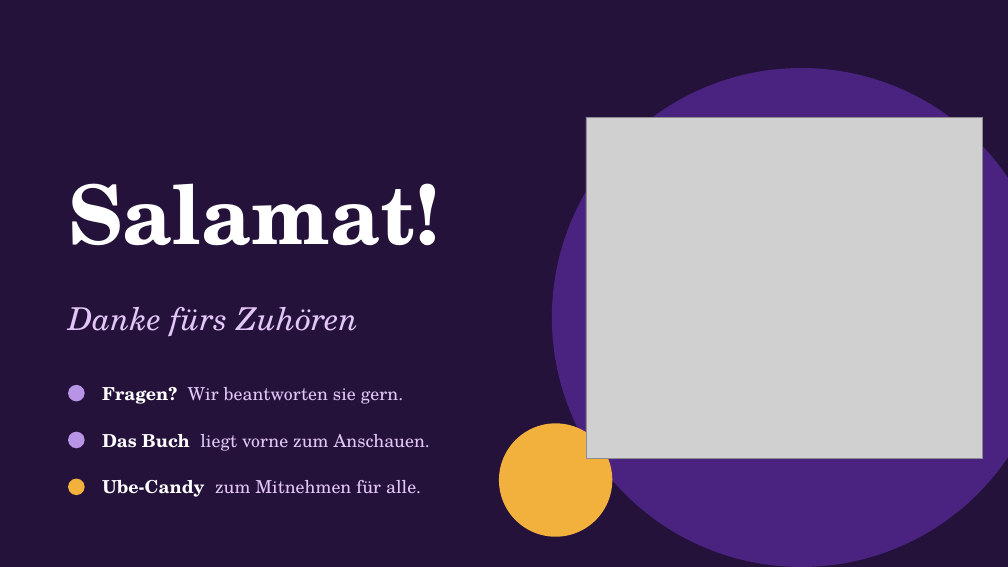
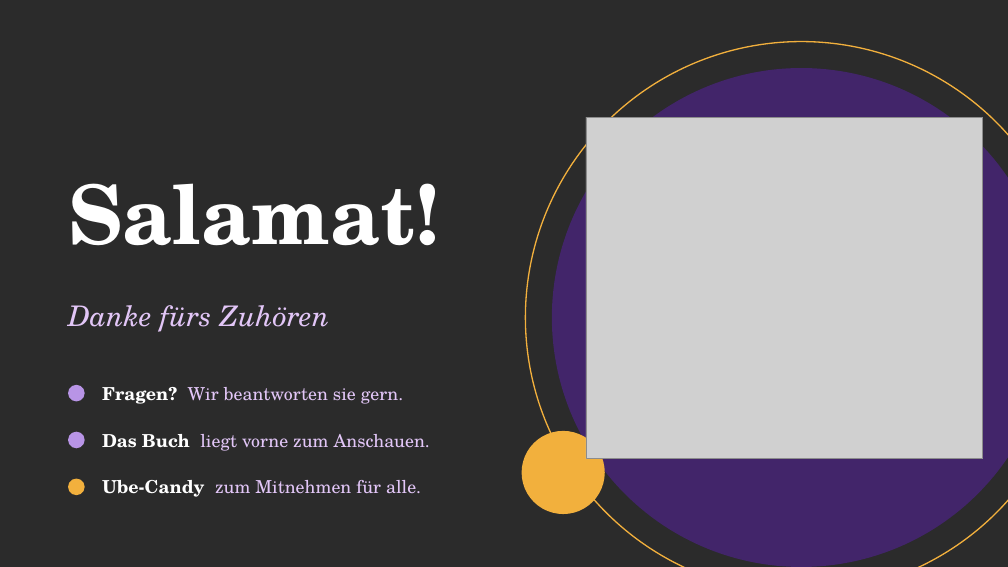
Before and after one commit to aezripeglow-collab/Ube-Sachbuch-Maturaarbeit, a slide deck: slide 25 of Ube Sachbuch Maturaarbeit/08 Präsentation/Ube_Maturapraesentation.pptx (slide 19 before the commit). Drawn at 1008x567 pixels with LibreOffice and Linux fonts; fonts in the diff are those of the drawing; grey boxes stand for pictures; background and template pictures are left out; a plain dark background stands for a picture behind light text. Boxes give left, top, right and bottom in pixels: in the first picture for what was removed or moved away, otherwise in the second. Text is boxed around its words. In the diff, an @@ line names an element or a change of style, - is before the commit and + after.

```diff
--- a/Ube Sachbuch Maturaarbeit/08 Präsentation/Ube_Maturapraesentation.pptx
+++ b/Ube Sachbuch Maturaarbeit/08 Präsentation/Ube_Maturapraesentation.pptx
@@ background #24123A to picture (left out) @@
@@ ellipse added at [526,42,1008,567], outline #F2B03D 1.25 pt @@
@@ ellipse at [552,68,1008,567]: fill #4A2380 to #4A2380 at 75% opacity @@
@@ text "Danke fürs Zuhören" at [68,305,329,332]: size 30 to 27 pt @@
@@ ellipse: place and size @@
-ellipse at [499,423,613,537]
+ellipse at [522,431,605,514]
```
Also in this commit, not shown: 16 other slides changed, 6 slides added, 4 other files.
